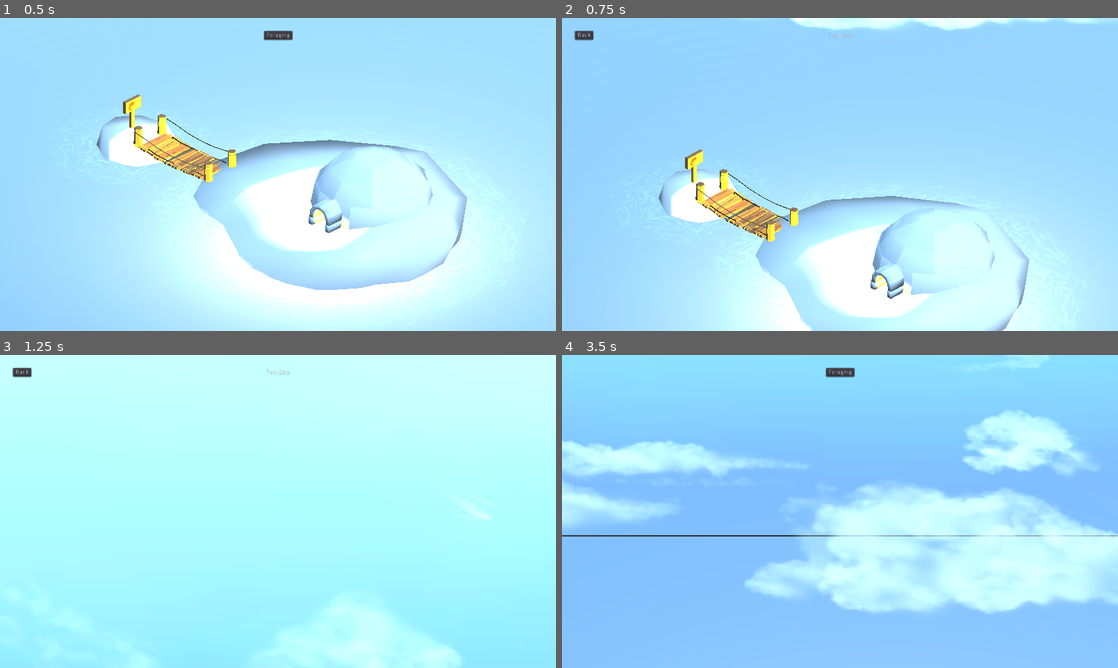
Above: before the commit, frames 1-4 (two rows, left to right).
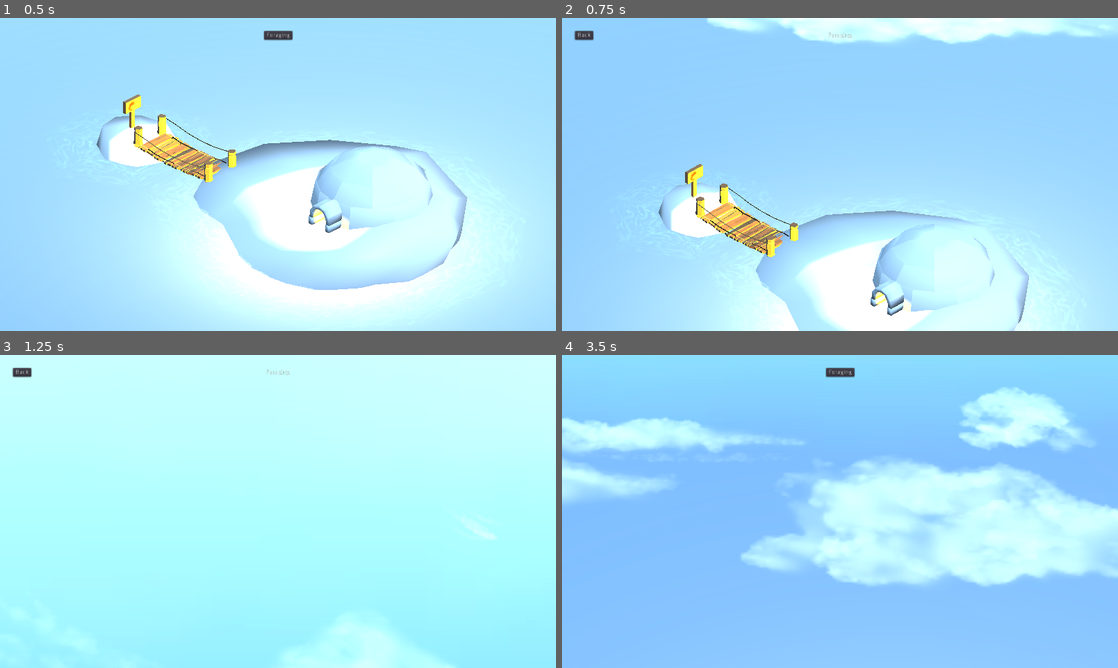
Above: after the commit, the same moments.

Repository: bigigloogames/Emperor-s-Restaurant
Game: Godot game, scene res://scenes/Map.tscn
The game is run twice, just before and just after one commit, with the same random seed, the same clock (stepped at 60 frames per second) and the same inputs. The project has no main scene, so this scene is started directly.
Inputs (mouse positions are in pixels of both pictures, inside the frame that each line leads up to):
- Up to frame 1 (0.5 s): no input
- Up to frame 2 (0.75 s): click "Foraging" at 0.5 s
- Up to frame 3 (1.25 s): no input
- Up to frame 4 (3.5 s): move the mouse to (962, 495) at 1.27 s; hold Up (ui_up) 1.28-2 s; tap Mouse wheel down (wheel_down) at 1.35 s; click (962, 495) at 1.42 s; tap Enter at 2 s; drag from (728, 527) to (812, 574) at 2.02 s; click "Back" at 2.75 s

Frame 1 is identical in both runs. In frame 2, 13% of the frame differs, in the area x 11-100%, y 0-100%; in frame 3, 1.3%; in frame 4, 24%, in the area x 0-100%, y 0-83%.

Commit message:
Fix lack of looping of imported animation tracks using new Animator utility class

Diff:
--- a/scenes/Map.tscn
+++ b/scenes/Map.tscn
@@ -29,68 +29,68 @@
 "values": [ Vector3( 0, 0, 0 ), Vector3( 0.994444, 0, 0 ) ]
 }
 
+[sub_resource type="AnimationNodeAdd2" id=4]
+
 [sub_resource type="AnimationNodeAdd2" id=5]
 
-[sub_resource type="AnimationNodeAdd2" id=6]
+[sub_resource type="AnimationNodeAnimation" id=6]
+animation = "camera pivot pan"
 
 [sub_resource type="AnimationNodeAnimation" id=7]
-animation = "camera pivot pan"
+animation = "camera rotate"
 
 [sub_resource type="AnimationNodeAnimation" id=8]
-animation = "camera rotate"
-
-[sub_resource type="AnimationNodeAnimation" id=9]
 animation = "clouds move"
 
-[sub_resource type="AnimationNodeTimeSeek" id=17]
+[sub_resource type="AnimationNodeTimeSeek" id=9]
 
-[sub_resource type="AnimationNodeTimeScale" id=4]
+[sub_resource type="AnimationNodeTimeScale" id=10]
 
-[sub_resource type="AnimationNodeOneShot" id=10]
+[sub_resource type="AnimationNodeAdd2" id=11]
 
-[sub_resource type="AnimationNodeAnimation" id=11]
+[sub_resource type="AnimationNodeAnimation" id=12]
 animation = "ocean tide"
-
-[sub_resource type="AnimationNodeAdd2" id=12]
 
 [sub_resource type="AnimationNodeAdd2" id=13]
 
-[sub_resource type="AnimationNodeAnimation" id=14]
+[sub_resource type="AnimationNodeAdd2" id=14]
+
+[sub_resource type="AnimationNodeAnimation" id=15]
 animation = "waves move"
 
-[sub_resource type="AnimationNodeAnimation" id=15]
+[sub_resource type="AnimationNodeAnimation" id=16]
 animation = "waves tide"
 
-[sub_resource type="AnimationNodeBlendTree" id=16]
-graph_offset = Vector2( 404.927, -130.522 )
-"nodes/camera + clouds/node" = SubResource( 5 )
+[sub_resource type="AnimationNodeBlendTree" id=17]
+graph_offset = Vector2( 162, -14.75 )
+"nodes/camera + clouds/node" = SubResource( 4 )
 "nodes/camera + clouds/position" = Vector2( 420, 380 )
-"nodes/camera pan/node" = SubResource( 7 )
+"nodes/camera pan/node" = SubResource( 6 )
 "nodes/camera pan/position" = Vector2( -100, 320 )
-"nodes/camera pan + rotate/node" = SubResource( 6 )
+"nodes/camera pan + rotate/node" = SubResource( 5 )
 "nodes/camera pan + rotate/position" = Vector2( 160, 340 )
-"nodes/camera rotate/node" = SubResource( 8 )
+"nodes/camera rotate/node" = SubResource( 7 )
 "nodes/camera rotate/position" = Vector2( -100, 440 )
-"nodes/clouds move/node" = SubResource( 9 )
+"nodes/clouds move/node" = SubResource( 8 )
 "nodes/clouds move/position" = Vector2( 160, 540 )
-"nodes/forage transition/node" = SubResource( 10 )
+"nodes/forage transition/node" = SubResource( 11 )
 "nodes/forage transition/position" = Vector2( 1180, 220 )
-"nodes/forage transition position/node" = SubResource( 17 )
+"nodes/forage transition position/node" = SubResource( 9 )
 "nodes/forage transition position/position" = Vector2( 620, 380 )
-"nodes/forage transition speed/node" = SubResource( 4 )
+"nodes/forage transition speed/node" = SubResource( 10 )
 "nodes/forage transition speed/position" = Vector2( 880, 380 )
-"nodes/ocean tide/node" = SubResource( 11 )
+"nodes/ocean tide/node" = SubResource( 12 )
 "nodes/ocean tide/position" = Vector2( 620, 220 )
 nodes/output/position = Vector2( 1400, 220 )
-"nodes/waves + ocean/node" = SubResource( 12 )
+"nodes/waves + ocean/node" = SubResource( 13 )
 "nodes/waves + ocean/position" = Vector2( 880, 80 )
-"nodes/waves move/node" = SubResource( 14 )
+"nodes/waves move/node" = SubResource( 15 )
 "nodes/waves move/position" = Vector2( 380, 20 )
-"nodes/waves move + tide/node" = SubResource( 13 )
+"nodes/waves move + tide/node" = SubResource( 14 )
 "nodes/waves move + tide/position" = Vector2( 620, 20 )
-"nodes/waves tide/node" = SubResource( 15 )
+"nodes/waves tide/node" = SubResource( 16 )
 "nodes/waves tide/position" = Vector2( 380, 140 )
-node_connections = [ "output", 0, "forage transition", "waves move + tide", 0, "waves move", "waves move + tide", 1, "waves tide", "waves + ocean", 0, "waves move + tide", "waves + ocean", 1, "ocean tide", "camera + clouds", 0, "camera pan + rotate", "camera + clouds", 1, "clouds move", "forage transition", 0, "waves + ocean", "forage transition", 1, "forage transition speed", "camera pan + rotate", 0, "camera pan", "camera pan + rotate", 1, "camera rotate", "forage transition position", 0, "camera + clouds", "forage transition speed", 0, "forage transition position" ]
+node_connections = [ "forage transition", 0, "waves + ocean", "forage transition", 1, "forage transition speed", "output", 0, "forage transition", "forage transition speed", 0, "forage transition position", "waves + ocean", 0, "waves move + tide", "waves + ocean", 1, "ocean tide", "waves move + tide", 0, "waves move", "waves move + tide", 1, "waves tide", "camera + clouds", 0, "camera pan + rotate", "camera + clouds", 1, "clouds move", "camera pan + rotate", 0, "camera pan", "camera pan + rotate", 1, "camera rotate", "forage transition position", 0, "camera + clouds" ]
 
 [node name="Map" instance=ExtResource( 1 )]
 script = ExtResource( 3 )
@@ -134,11 +134,11 @@
 "anims/waves move" = SubResource( 3 )
 
 [node name="AnimationTree" type="AnimationTree" parent="." index="6"]
-tree_root = SubResource( 16 )
+tree_root = SubResource( 17 )
 anim_player = NodePath("../AnimationPlayer")
 "parameters/camera + clouds/add_amount" = 1.0
 "parameters/camera pan + rotate/add_amount" = 1.0
-"parameters/forage transition/active" = false
+"parameters/forage transition/add_amount" = 0
 "parameters/forage transition position/seek_position" = 0.0
 "parameters/forage transition speed/scale" = 1.0
 "parameters/waves + ocean/add_amount" = 1.0
--- /dev/null
+++ b/scripts/Animator.gd
@@ -0,0 +1,23 @@
+extends Reference
+
+
+const FRAME_DURATION = float(1)/60
+
+
+static func loop_tracks(
+	animation_player: AnimationPlayer,
+	tracks: PoolStringArray,
+	loop: bool
+):
+	for track in tracks:
+		animation_player.get_animation(track).loop = loop
+
+
+static func seek_penultimate_frame(
+	animation_tree: AnimationTree,
+	seek_node: String,
+	animation_player: AnimationPlayer,
+	track: String
+):
+	# Set the seek position to the second to last frame of the animation to fix the negative time scale bug
+	animation_tree.set(seek_node, animation_player.get_animation(track).length - FRAME_DURATION)
--- a/scripts/Map.gd
+++ b/scripts/Map.gd
@@ -1,7 +1,11 @@
 extends Spatial
 
 
+const Animator = preload("res://scripts/Animator.gd")
+
+
 func _ready():
+	Animator.loop_tracks($AnimationPlayer, ["ocean tide", "waves tide"], true)
 	$AnimationTree.active = true
 
 
@@ -17,15 +21,16 @@
 	$GUI.hide()
 	$AnimationTree.set("parameters/forage transition position/seek_position", 0)
 	$AnimationTree.set("parameters/forage transition speed/scale", 1)
-	$AnimationTree.set("parameters/forage transition/active", true)
+	$AnimationTree.set("parameters/forage transition/add_amount", 1)
 
 
 func _on_ForagingButton_scene_worker_freed():
-	# Set the seek position to the second to last frame of the animation to fix the negative time scale bug
-	$AnimationTree.set(
-		"parameters/forage transition position/seek_position",
-		$AnimationPlayer.get_animation("camera pivot pan").length - float(1)/60
+	Animator.seek_penultimate_frame(
+		$AnimationTree,
+		"forage transition position",
+		$AnimationPlayer,
+		"camera pivot pan"
 	)
 	$AnimationTree.set("parameters/forage transition speed/scale", -1)
-	$AnimationTree.set("parameters/forage transition/active", true)
+	$AnimationTree.set("parameters/forage transition/add_amount", 1)
 	$GUI.show()
